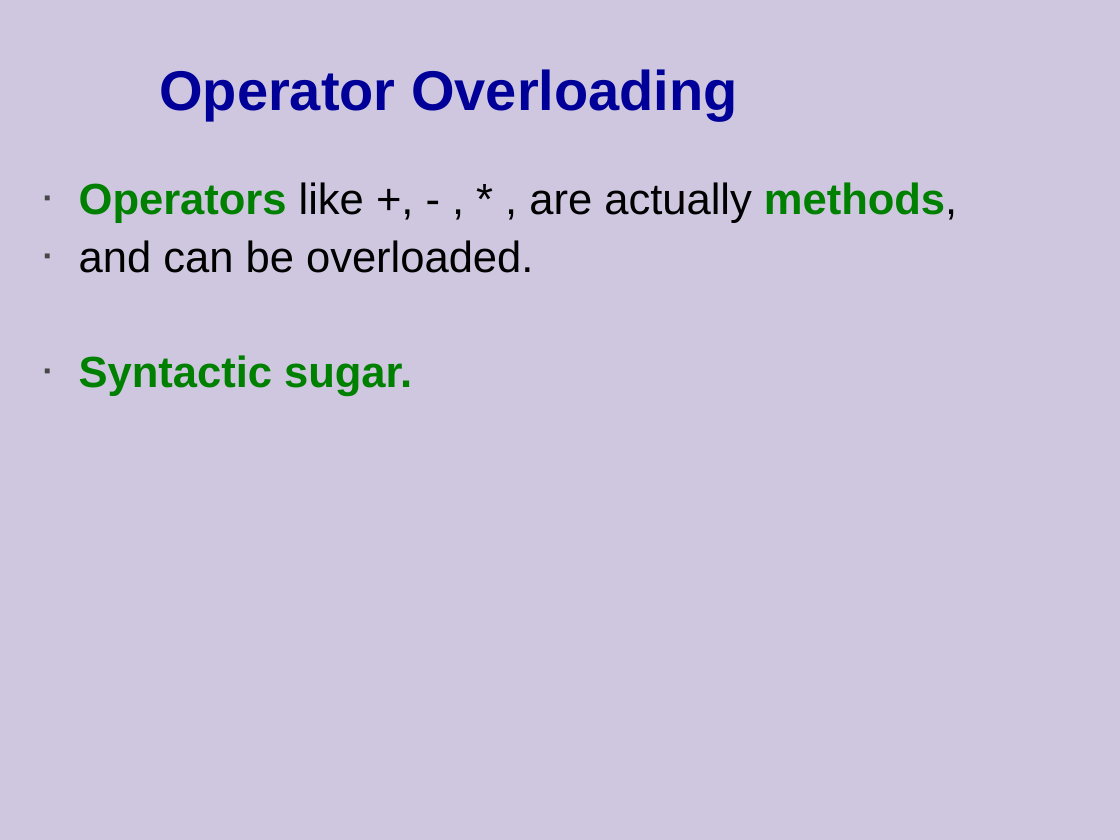
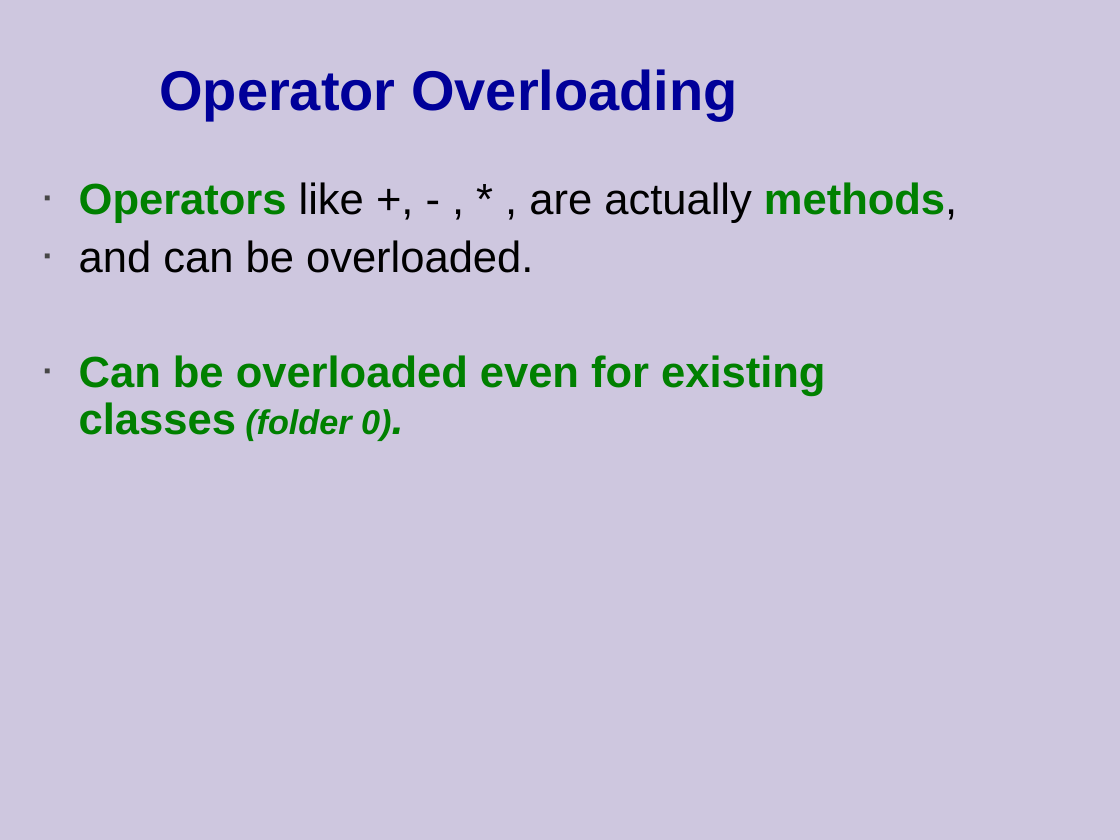
Before and after one commit to cpp-at-ariel/cpp-5778, a slide deck: slide 2 of week04-operator-overloading/slides.odp. Drawn at 1120x840 pixels with LibreOffice and Linux fonts; fonts in the diff are those of the drawing. Boxes give left, top, right and bottom in pixels: in the first picture for what was removed or moved away, otherwise in the second. Text is boxed around its words. In the diff, an @@ line names an element or a change of style, - is before the commit and + after.

```diff
--- a/week04-operator-overloading/slides.odp
+++ b/week04-operator-overloading/slides.odp
@@ text at <box>79,355,825,441</box>: text changed @@
-▪ Syntactic sugar.
+▪ Can be overloaded even for existing classes (folder 0).
```
Also in this commit, not shown: 4 other slides changed, 5 slides removed, 12 other files.
